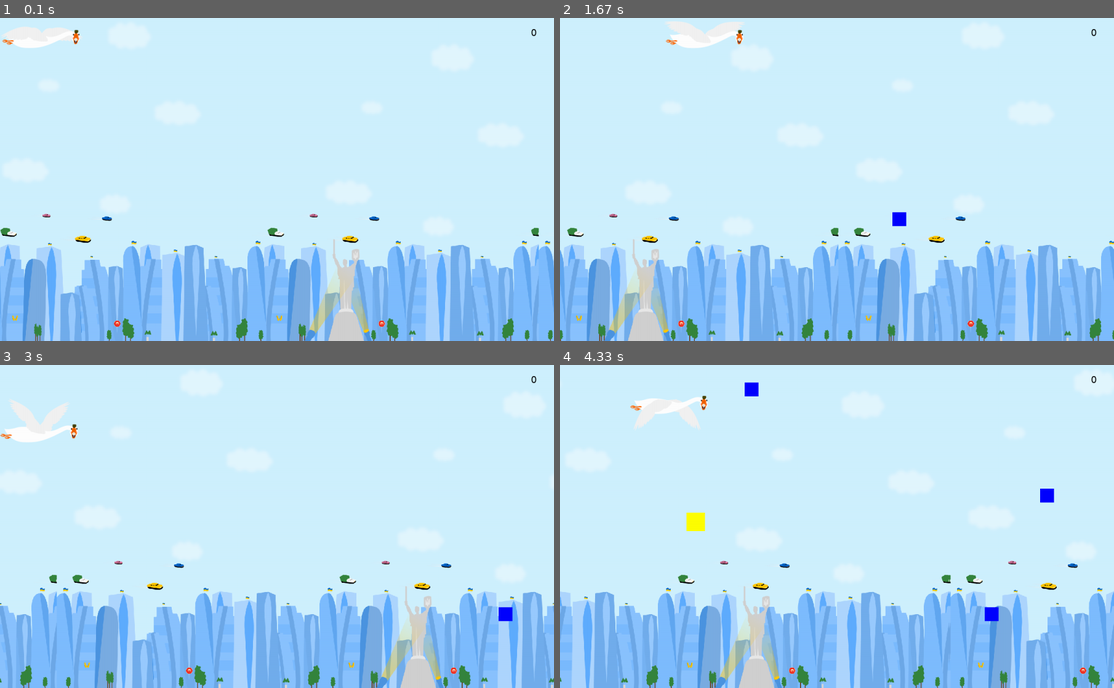
Above: before the commit, frames 1-4 (two rows, left to right).
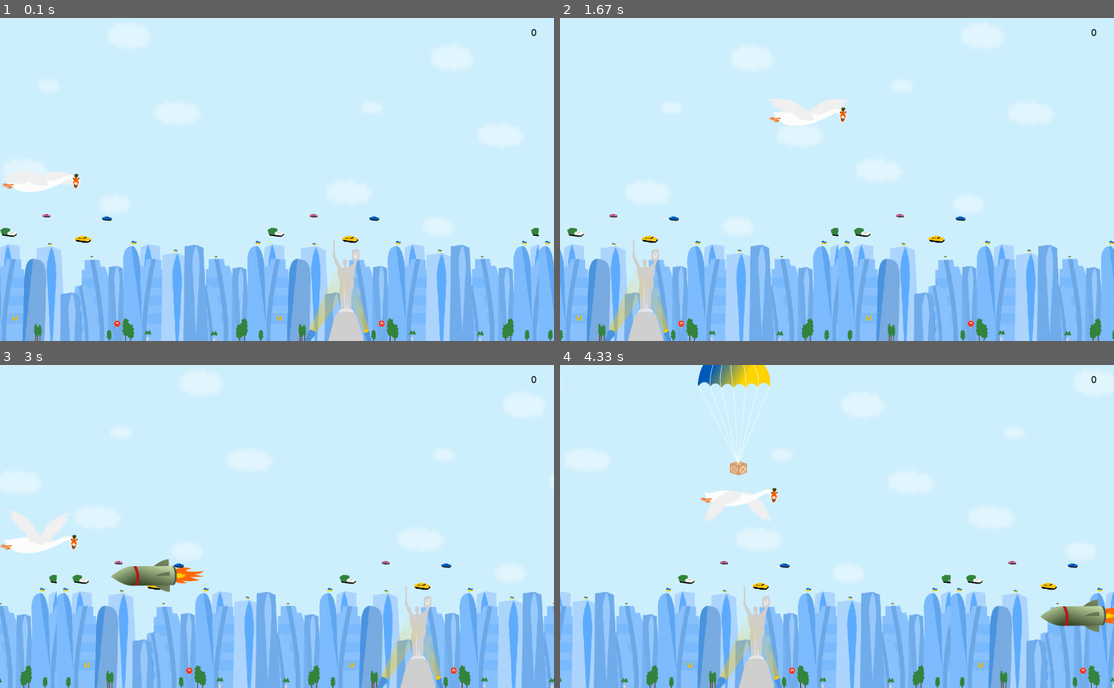
Above: after the commit, the same moments.

Repository: teslmik/pygame
Game: pygame game, started from main.py
Two runs of this game, one before a commit and one after it. Both use one fixed random seed, a clock stepped at 60 frames per second and the inputs below.
Inputs:
- Up to frame 1 (0.1 s): no input
- Up to frame 2 (1.67 s): hold Right 0.33-0.8 s; hold Up 0.83-1.13 s; hold Right 1.17-1.63 s
- Up to frame 3 (3 s): hold Left 1.67-2.2 s; hold Down 2.23-2.53 s; hold Left 2.57-2.97 s
- Up to frame 4 (4.33 s): hold Up 3-3.37 s; hold Right 3.4-4.03 s; hold Down from 4.07 s (still down)

The runs differ from the first frame. In frame 1, 1.1% of the frame differs, in the area x 0-15%, y 2-54%; in frame 2, 1.6%; in frame 3, 2.6%; in frame 4, 3.6%, in the area x 12-100%, y 0-83%.

Commit message:
add images

Diff:
--- a/main.py
+++ b/main.py
@@ -11,8 +11,6 @@
 WIDTH = 1200
 COLOR_WHITE = (255, 255, 255)
 COLOR_BLACK = (0, 0, 0)
-COLOR_BLUE = (0, 0, 255)
-COLOR_YELLOW = (255, 255, 0)
 IMAGE_PATH = 'img/animation'
 PLAYER_IMAGES = os.listdir(IMAGE_PATH)
 
@@ -23,34 +21,32 @@
 bg_X2 = bg.get_width()
 bg_move = 3
 
-player_size = (20, 20)
 player = pygame.image.load('img/player.png').convert_alpha()
-player_rect = player.get_rect()
-player_move_down = [0, 2]
-player_move_up = [0, -2]
-player_move_left = [-2, 0]
-player_move_right = [2, 0]
+player_size = player.get_size()
+player_rect = pygame.Rect(0, HEIGHT // 2 - player_size[1] // 2, *player_size)
+player_move_down = [0, 4]
+player_move_up = [0, -4]
+player_move_left = [-4, 0]
+player_move_right = [4, 0]
 
 def create_enemy():
-    enemy_size = (30, 30)
-    enemy = pygame.Surface(enemy_size)
-    enemy.fill(COLOR_BLUE)
-    enemy_rect = pygame.Rect(WIDTH, random.randint(0, HEIGHT - 30), *enemy_size)
-    enemy_move = [random.randint(-6, -1), 0]
+    enemy = pygame.image.load('img/enemy.png').convert_alpha()
+    enemy_size = enemy.get_size()
+    enemy_rect = pygame.Rect(WIDTH, random.randint(enemy_size[1], HEIGHT - enemy_size[1]), *enemy_size)
+    enemy_move = [random.randint(-8, -4), 0]
     return [enemy, enemy_rect, enemy_move]
 
 def create_bonus():
-    bonus_size = (40, 40)
-    bonus = pygame.Surface(bonus_size)
-    bonus.fill(COLOR_YELLOW)
-    bonus_rect = pygame.Rect(random.randint(0, WIDTH - 40), 0, *bonus_size)
-    bonus_move = [0, random.randint(1, 3)]
+    bonus = pygame.image.load('img/bonus.png').convert_alpha()
+    bonus_size = bonus.get_size()
+    bonus_rect = pygame.Rect(random.randint(100, WIDTH - bonus_size[0] - 100), -bonus_size[1], *bonus_size)
+    bonus_move = [0, random.randint(4, 8)]
     return [bonus, bonus_rect, bonus_move]
 
 CREATE_ENEMY = pygame.USEREVENT + 1
-pygame.time.set_timer(CREATE_ENEMY, 1000)
+pygame.time.set_timer(CREATE_ENEMY, 2000)
 CREATE_BONUS = CREATE_ENEMY + 1
-pygame.time.set_timer(CREATE_BONUS, 3000)
+pygame.time.set_timer(CREATE_BONUS, 4000)
 CHANGE_IMAGE = pygame.USEREVENT + 3
 pygame.time.set_timer(CHANGE_IMAGE, 200)
 
@@ -119,7 +115,7 @@
     pygame.display.flip()
 
     for enemy in enemies:
-        if enemy[1].left < 0:
+        if enemy[1].right < 0:
             enemies.pop(enemies.index(enemy))
     for bonus in bonuses:
         if bonus[1].top > HEIGHT:
